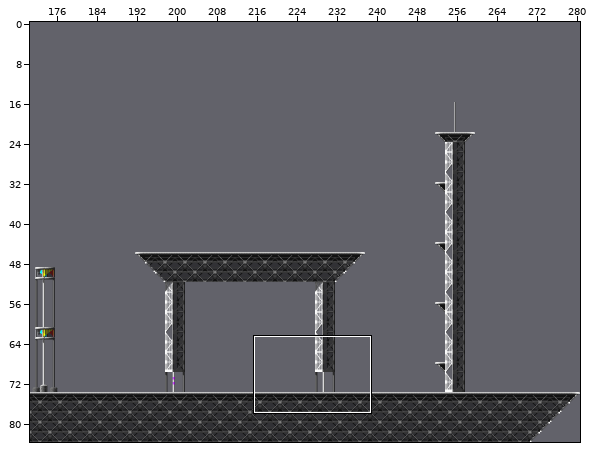
A Tiled map (JSON) gets an edit: assets/levels/1.json. Above: a wide view before the commit, with the close-up outlined.
Close-up. Before:
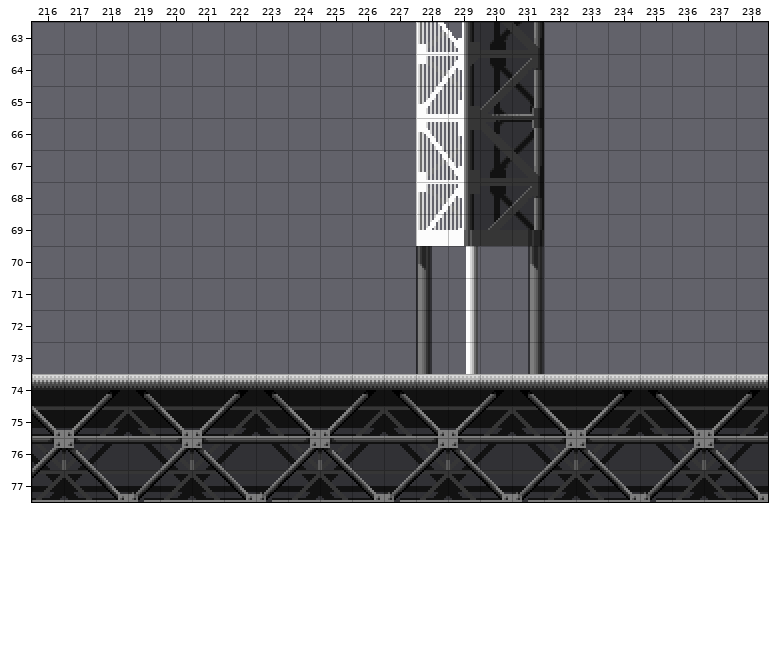
Cells are 16x16 px. Shown: x 216..238, y 63..77. The commit also changed other parts of the map, which this record leaves out.
Now the later version:
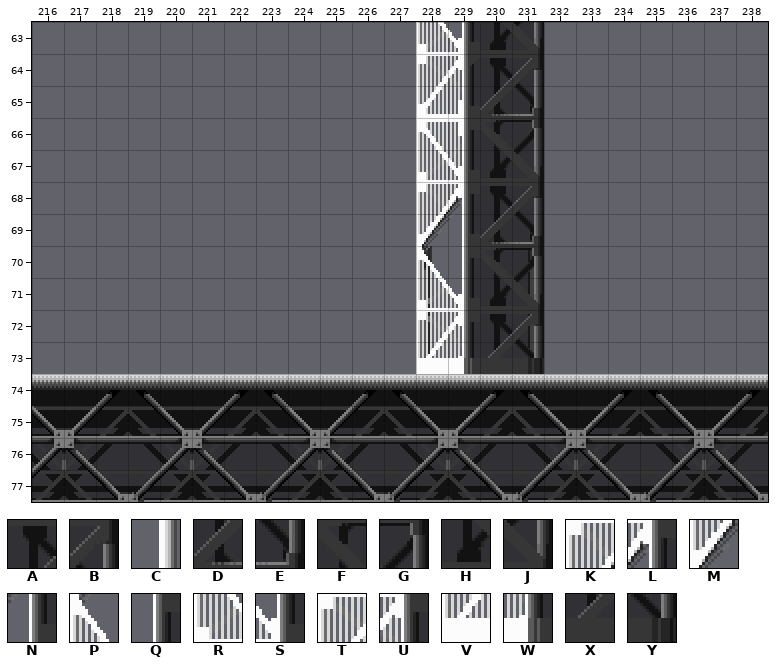
Key: from "tiles-vectorman": A 67, B 68, C 117, D 131, E 132, F 195, G 196, H 259, J 260, K 385, L 386, M 449, N 450, P 513, Q 514, R 577, S 578, T 705, U 1026, V 1089, W 1090, X 1091, Y 1092.
_ is an empty cell.
See-through tiles are keyed as they look on the map.
What changed:
Layer "Objects":
The author put tile A in row 72 at x 230.
The author put tile B in row 72 at x 231.
Tile X becomes tile D in row 69 at x 230.
Tile Y becomes tile E in row 69 at x 231.
The author put tile F in row 70 at x 230.
The author put tile G in row 70 at x 231.
The author put tile H in row 71 at x 230.
The author put tile J in row 71 at x 231.
Tile T becomes tile K in row 68 at x 228.
Tile U becomes tile L in row 68 at x 229.
Tile V becomes tile M in row 69 at x 228.
Tile W becomes tile N in row 69 at x 229.
The author put tile P in row 70 at x 228.
The author put tile Q in row 70 at x 229.
The author put tile R in row 71 at x 228.
The author put tile S in row 71 at x 229.
The author put tile T in row 72 at x 228.
The author put tile U in row 72 at x 229.
The author put tile V in row 73 at x 228.
The author put tile W in row 73 at x 229.
The author put tile X in row 73 at x 230.
The author put tile Y in row 73 at x 231.
Layer "Foreground":
Tile C is gone in rows 70 to 73 at x 229.
Boxes around the changes in both close-ups, in picture pixels (x1, y1, x2, y2):
changed: (416, 198, 544, 374)
